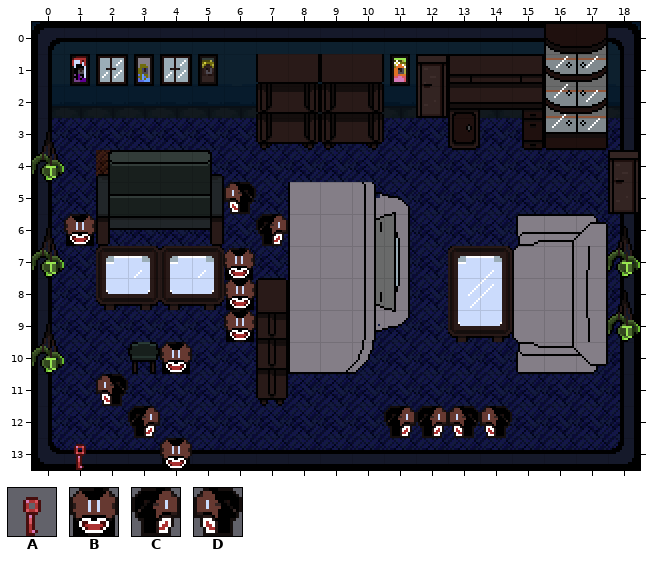
An edit to a level. Tiled map, game/assets/tiles/living_room.tmx. This is how it looked before the edit.
Cells are 16x16 px. Shown: x 0..18, y 0..13.
Key: from "furniture_tileset_v2": A 340, B 540, C 542, D 546.
Objects are placed by their top-left corner, in cells (3,4 is the top-left corner of cell 3,4); size is 1x1 cell unless given.
Layers that did not change in this view are not listed.
Objects on layer "Object Layer 1" before:
D at 6,5
C at 7,6
B at 1,6
B at 6,7.1
B at 6,8
B at 6,9
B at 4,10
D at 2,11
C at 3,12
C at 12,12
C at 11,12
D at 13,12
D at 14,12
A at 1,13
B at 4,13
The result:
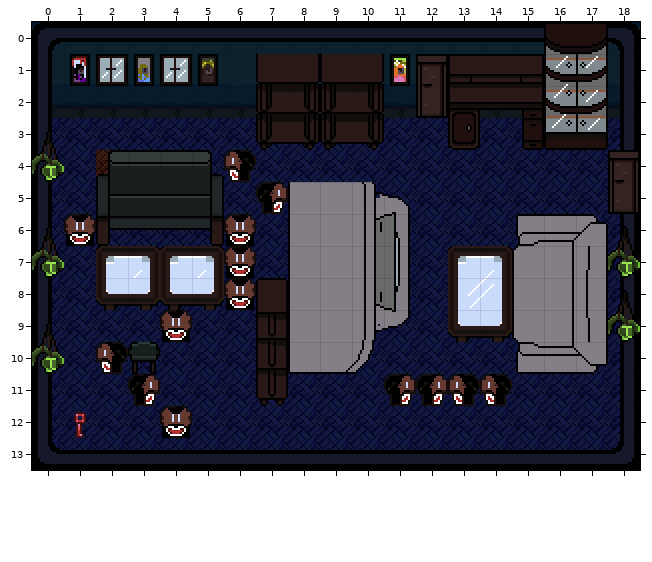
Change:
Layer "Object Layer 1":
changed: D at 6,5 -> D at 6,4
changed: C at 7,6 -> C at 7,5
changed: B at 6,7.1 -> B at 6,6
changed: B at 4,10 -> B at 4,9
changed: D at 2,11 -> D at 2,10
changed: C at 3,12 -> C at 3,11
changed: C at 12,12 -> C at 12,11
changed: C at 11,12 -> C at 11,11
changed: D at 13,12 -> D at 13,11
changed: D at 14,12 -> D at 14,11
changed: A at 1,13 -> A at 1,12
changed: B at 4,13 -> B at 4,12
added: B at 6,7
removed: B at 6,9
Where, in picture pixels (left, top, right, bottom), the same in both pictures:
changed: (223, 150, 288, 280)
changed: (74, 310, 192, 470)
removed: (224, 310, 256, 342)
changed: (384, 374, 512, 438)
